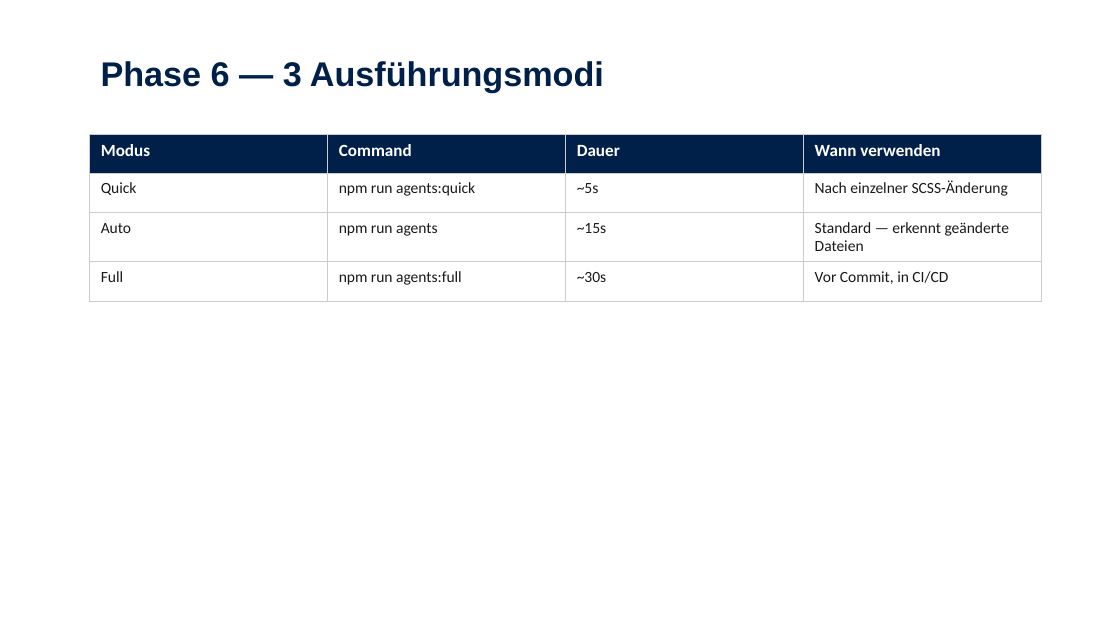
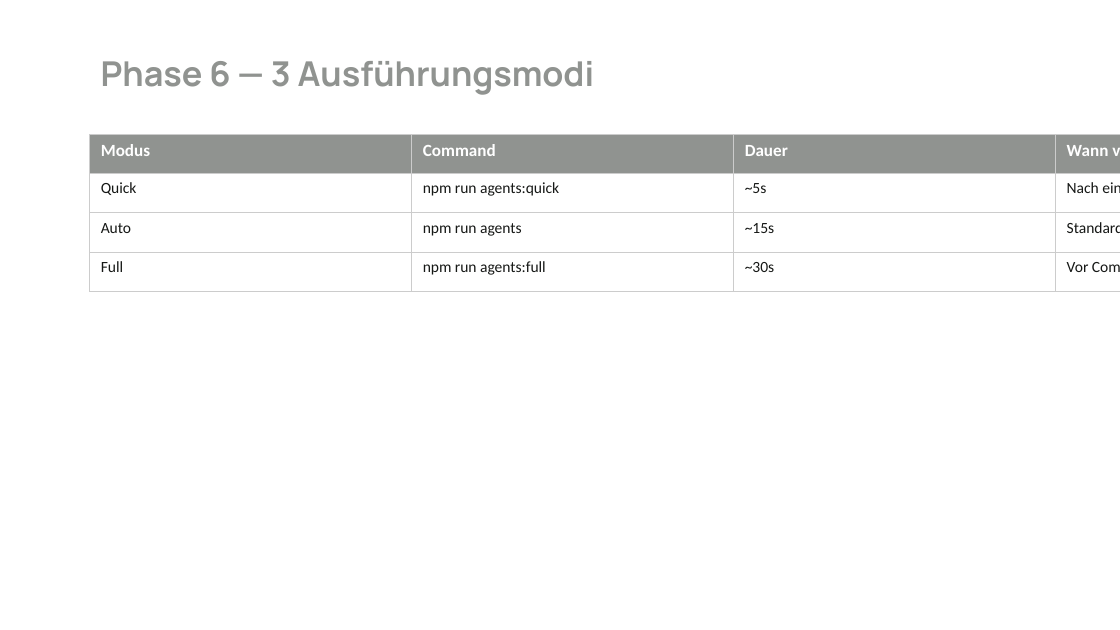
Before and after one commit to FrankMilius/NEO-DS, a slide deck: slide 35 of data/dev-process-schulung.pptx. Drawn at 1120x630 pixels with LibreOffice and Linux fonts; fonts in the diff are those of the drawing. Boxes give left, top, right and bottom in pixels: in the first picture for what was removed or moved away, otherwise in the second. Text is boxed around its words. In the diff, an @@ line names an element or a change of style, - is before the commit and + after.

```diff
--- a/data/dev-process-schulung.pptx
+++ b/data/dev-process-schulung.pptx
@@ text "Phase 6 — 3 Ausführungsmodi" at (101, 61, 595, 95): font Arial to Manrope, text colour #002049 to #909390 @@
@@ table at (90, 134, 1120, 279) @@
@@ fill #002049 to #909390 in row 1 @@
@@ text colour #1A1A1A to #161816 in "Quick", "npm run agents:quick", "~5s", "Nach einzelner SCSS-Änderung" and 8 more places @@
@@ table: place and size @@
-table at (90, 134, 1039, 300)
+table at (90, 134, 1120, 279)
```
Also in this commit, not shown: 41 other slides changed, 5 slides removed, 1 other file.
